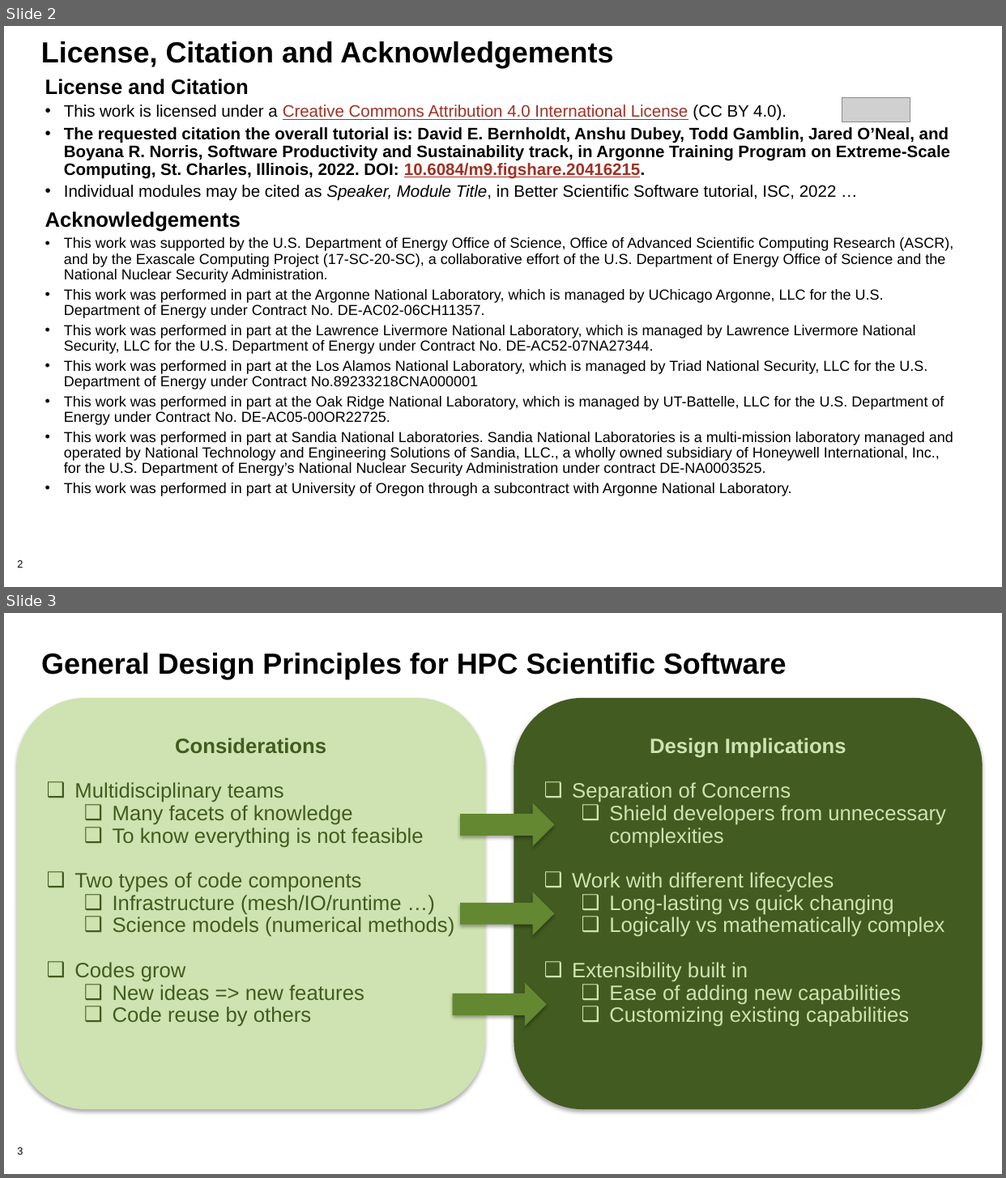
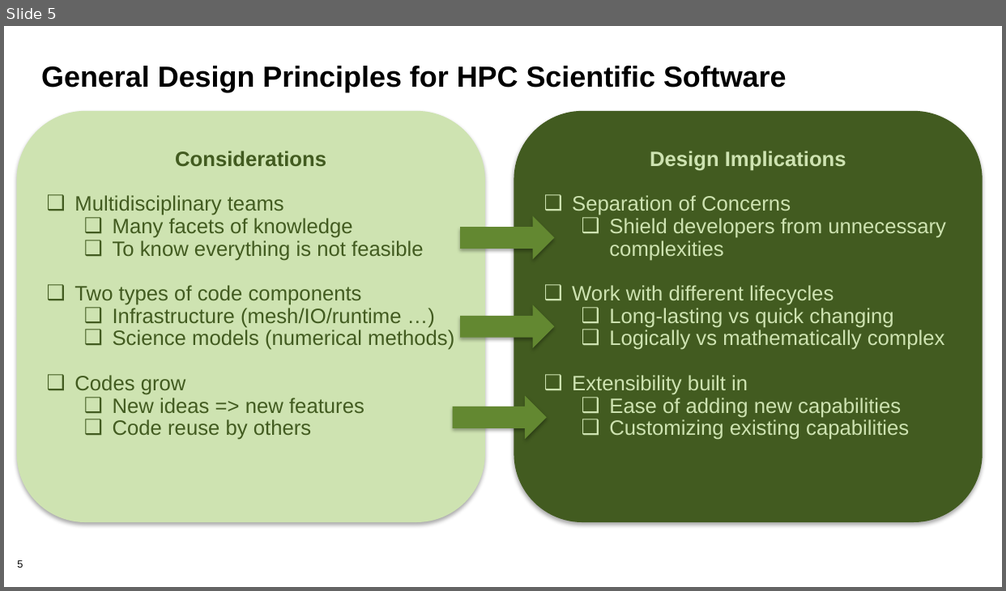
Before and after one commit to bssw-tutorial/presentations, a slide deck: design-a.pptx. Shown one above the other, each under a label of ours: slides 2 and 3 before the commit, slide 5 after it. The pictures are 1006x1178 and 1006x591 pixels, drawn with LibreOffice and Linux fonts; fonts in the diff are those of the drawing; grey boxes stand for pictures; background and template pictures are left out. Boxes give left, top, right and bottom in pixels: in the first picture for what was removed or moved away, otherwise in the second. Text is boxed around its words. In the diff, an @@ line names an element or a change of style, - is before the commit and + after.

```diff
--- a/design-a.pptx
+++ b/design-a.pptx
@@ slide 2 removed at (4, 26, 1002, 587), background #FFFFFF; not listed: 1 template element that a slide beside it also shows @@
@@ title removed at (41, 41, 613, 68) @@
-License, Citation and Acknowledgements
@@ text removed at (45, 79, 953, 497) @@
-License and Citation
-• This work is licensed under a Creative Commons Attribution 4.0 International License (CC BY 4.0).
-• The requested citation the overall tutorial is: David E. Bernholdt, Anshu Dubey, Todd Gamblin, Jared O’Neal, and Boyana R. Norris, Software Productivity and Sustainability track, in Argonne Training Program on Extreme-Scale Computing, St. Charles, Illinois, 2022. DOI: 10.6084/m9.figshare.20416215.
-• Individual modules may be cited as Speaker, Module Title, in Better Scientific Software tutorial, ISC, 2022 …
-Acknowledgements
-• This work was supported by the U.S. Department of Energy Office of Science, Office of Advanced Scientific Computing Research (ASCR), and by the Exascale Computing Project (17-SC-20-SC), a collaborative effort of the U.S. Department of Energy Office of Science and the National Nuclear Security Administration.
-• This work was performed in part at the Argonne National Laboratory, which is managed by UChicago Argonne, LLC for the U.S. Department of Energy under Contract No. DE-AC02-06CH11357.
-• This work was performed in part at the Lawrence Livermore National Laboratory, which is managed by Lawrence Livermore National Security, LLC for the U.S. Department of Energy under Contract No. DE-AC52-07NA27344.
-• This work was performed in part at the Los Alamos National Laboratory, which is managed by Triad National Security, LLC for the U.S. Department of Energy under Contract No.89233218CNA000001
-• This work was performed in part at the Oak Ridge National Laboratory, which is managed by UT-Battelle, LLC for the U.S. Department of Energy under Contract No. DE-AC05-00OR22725.
-• This work was performed in part at Sandia National Laboratories. Sandia National Laboratories is a multi-mission laboratory managed and operated by National Technology and Engineering Solutions of Sandia, LLC., a wholly owned subsidiary of Honeywell International, Inc., for the U.S. Department of Energy’s National Nuclear Security Administration under contract DE-NA0003525.
-• This work was performed in part at University of Oregon through a subcontract with Argonne National Laboratory.
@@ picture removed at (842, 98, 910, 122) @@
@@ what was slide 3 is now slide 5 @@
@@ page number at (17, 561, 23, 568): text changed @@
-3
+5
```
Also in this commit, not shown: 1 slide changed, 8 slides added, 5 other slides removed.
